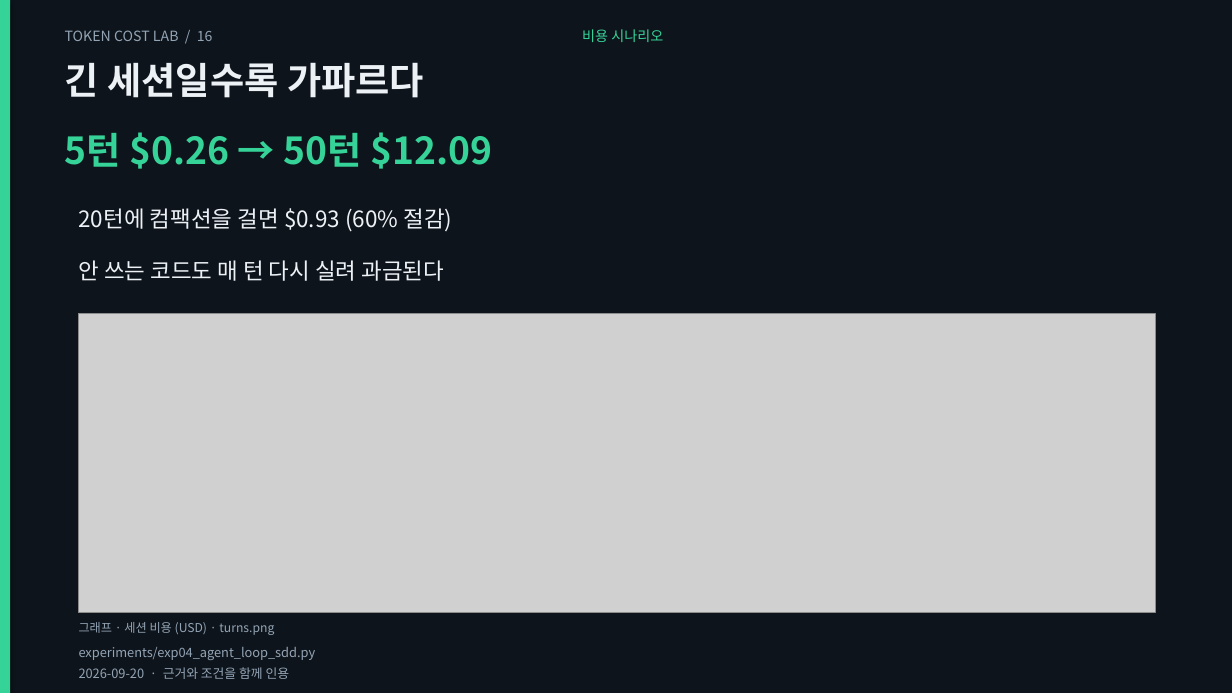
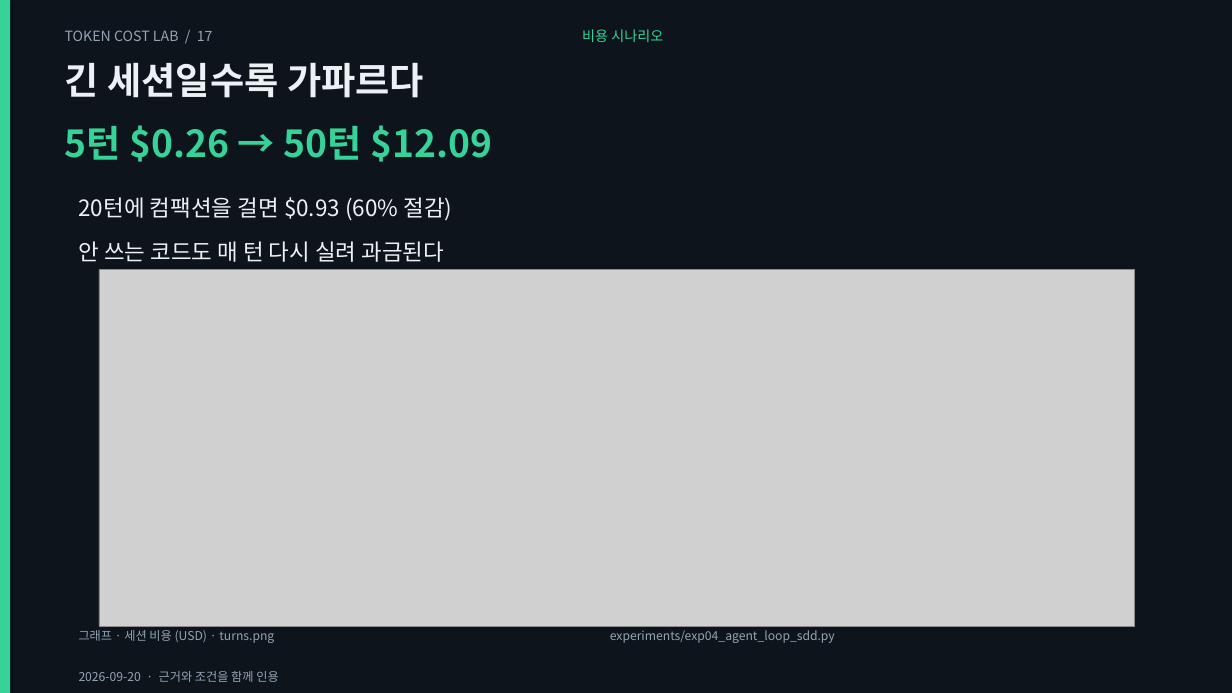
Before and after one commit to giyeop-cody/token-cost-lab, a slide deck: slide 17 of presentation/token_cost_agent.pptx (slide 16 before the commit). Drawn at 1232x693 pixels with LibreOffice and Linux fonts; fonts in the diff are those of the drawing; grey boxes stand for pictures. Boxes give left, top, right and bottom in pixels: in the first picture for what was removed or moved away, otherwise in the second. Text is boxed around its words. In the diff, an @@ line names an element or a change of style, - is before the commit and + after.

Commit message:
feat: rebuild the decks as a visual talk — bigger charts, price table, section dividers
그래프를 슬라이드 전폭·전고로 키우고, 단가 표 슬라이드와 구간 표지를 넣어
발표 흐름(01 언어 → 02 출력·추론 → 03 캐시·컨텍스트 → 04 사례·적용)을 만들었다.

- 그래프 11종으로 확대: 추가 3종
  · monthly  워크플로 A/B 월 청구서(월 1,760건, 모델 6종) — B가 -64~-69%
  · cache_hit 캐시 적중률별 100콜 비용 곡선 + 손익분기 22.0%
  · usage_mix 20턴 세션 토큰 구성 — 이력 재전송 75.1%, 생성은 2.3%
  tokenizer 차트는 영어=1.00 기준 4개 가로 막대로 재작성(넓은 화면에서 읽히게)
- 단가 표 슬라이드: lab/pricing.py에서 셀을 직접 생성(모델·입력·출력·출력÷입력·캐시 읽기)
- 구간 표지 5종(01~04 + 심화). 렌더러에 divider/table 레이아웃 추가
- 덱 구성: 통합 44 · 본편 34 · 보너스 16 · 에이전트 23 · 케이스 15장
  차트 33장 · 표 2장 · 표지 5장. stack 차트와 중복되는 텍스트 슬라이드는 제거
- 검증: 표 셀 대조(단가 스냅샷) · 모든 차트가 덱에서 실제 사용되는지 · 표지에도 멘트·노트 요구
  · 월 청구서/캐시 곡선/토큰 구성의 재계산 대조 — 테스트 120 (신규 3)
- 문서: presentation/README(그래프 표), RETIRED(장수·재주장 17), REASSERTED·CORRECTIONS 동기화

```diff
--- a/presentation/token_cost_agent.pptx
+++ b/presentation/token_cost_agent.pptx
@@ text at box(65, 30, 213, 41): text changed @@
-TOKEN COST LAB / 16
+TOKEN COST LAB / 17
@@ text "5턴 $0.26 → 50턴 $12.09": place and size @@
-text "5턴 $0.26 → 50턴 $12.09" at box(65, 132, 492, 169)
+text "5턴 $0.26 → 50턴 $12.09" at box(65, 125, 492, 162)
@@ text "20턴에 컴팩션을 걸면 $0.93 (60% ...": place and size @@
-text "20턴에 컴팩션을 걸면 $0.93 (60% ..." at box(79, 208, 453, 232)
+text "20턴에 컴팩션을 걸면 $0.93 (60% ..." at box(79, 197, 453, 221)
@@ text "안 쓰는 코드도 매 턴 ...": place and size @@
-text "안 쓰는 코드도 매 턴 ..." at box(79, 260, 445, 281)
+text "안 쓰는 코드도 매 턴 ..." at box(79, 241, 445, 262)
@@ picture: place and size @@
-picture at box(79, 313, 1155, 613)
+picture at box(99, 270, 1135, 627)
@@ text "그래프 · 세션 비용 (USD) ...": place and size @@
-text "그래프 · 세션 비용 (USD) ..." at box(79, 622, 274, 635)
+text "그래프 · 세션 비용 (USD) ..." at box(79, 630, 274, 643)
@@ text "experiments/exp04_agent_loop_sdd.py" at box(610, 630, 835, 643): size 10 to 9.5 pt @@
@@ text "experiments/exp04_agent_loop_sdd.py": place and size @@
-text "experiments/exp04_agent_loop_sdd.py" at box(79, 647, 316, 660)
+text "experiments/exp04_agent_loop_sdd.py" at box(610, 630, 835, 643)
@@ text "2026-09-20 · 근거와 조건을 함께 ..." at box(79, 671, 278, 682): size 10 to 9.5 pt @@
```
Also in this commit, not shown: 18 other slides changed, 2 slides added, 1 slide removed, 37 other files.
